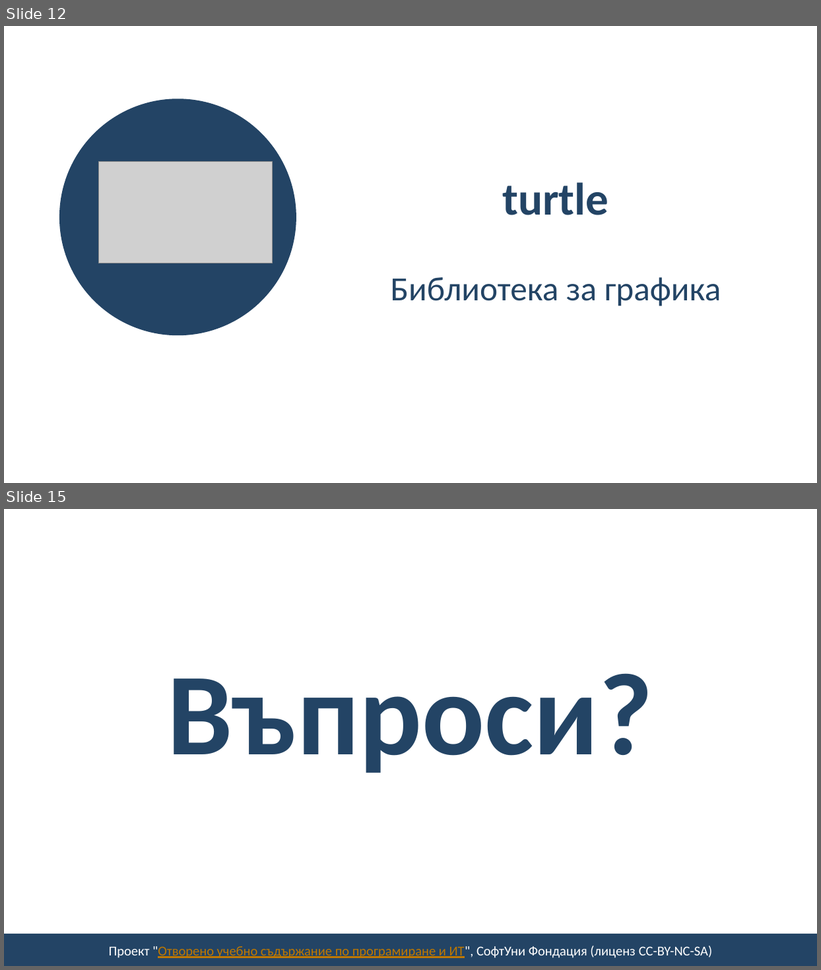
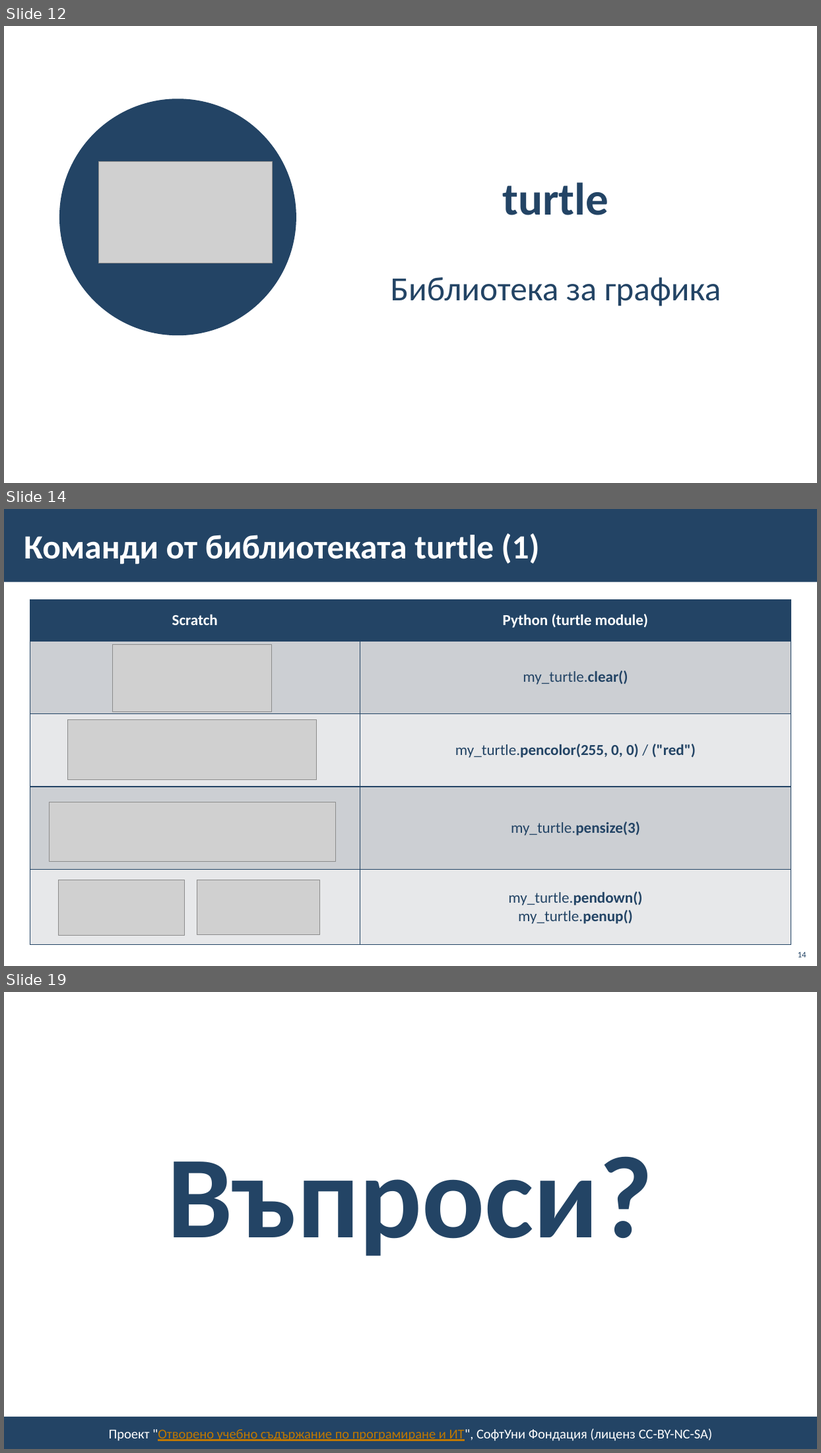
Before and after one commit to BG-IT-Edu/School-Programming, a slide deck: Courses/Computer-Modeling-and-IT/Computer-Modeling-and-IT-6-Class/27-{last-number}-Python/31-Libraries/31-Libraries.pptx. Shown one above the other, each under a label of ours: slides 12 and 15 before the commit, slides 12, 14 and 19 after it; the slides between them are not shown. The pictures are 821x970 and 821x1453 pixels, drawn with LibreOffice and Linux fonts; fonts in the diff are those of the drawing; grey boxes stand for pictures; background and template pictures are left out. Boxes give left, top, right and bottom in pixels: in the first picture for what was removed or moved away, otherwise in the second. Text is boxed around its words. In the diff, an @@ line names an element or a change of style, - is before the commit and + after.

```diff
--- a/Courses/Computer-Modeling-and-IT/Computer-Modeling-and-IT-6-Class/27-{last-number}-Python/31-Libraries/31-Libraries.pptx
+++ b/Courses/Computer-Modeling-and-IT/Computer-Modeling-and-IT-6-Class/27-{last-number}-Python/31-Libraries/31-Libraries.pptx
@@ slide 14 added at bbox=[4, 509, 817, 966], background #FFFFFF @@
@@ rectangle added at bbox=[4, 509, 817, 582], fill #234465 @@
@@ title added at bbox=[24, 533, 540, 564], 40 pt, text #FFFFFF, bold @@
+Команди от библиотеката turtle (1)
@@ table added at bbox=[30, 600, 791, 945], 5 rows, 2 columns @@
+Scratch | Python (turtle module)
+ | my_turtle.clear()
+ | my_turtle.pencolor(255, 0, 0) / ("red")
+ | my_turtle.pensize(3)
+ | my_turtle.pendown() / my_turtle.penup()
@@ picture added at bbox=[113, 644, 272, 712] @@
@@ picture added at bbox=[67, 720, 316, 780] @@
@@ picture added at bbox=[49, 803, 336, 862] @@
@@ picture added at bbox=[59, 880, 185, 935] @@
@@ picture added at bbox=[197, 881, 320, 935] @@
@@ page number added at bbox=[798, 952, 807, 958], 10 pt, text #234465 @@
+14
@@ what was slide 15 is now slide 19 @@
```
Also in this commit, not shown: 2 slides changed, 3 other slides added.
